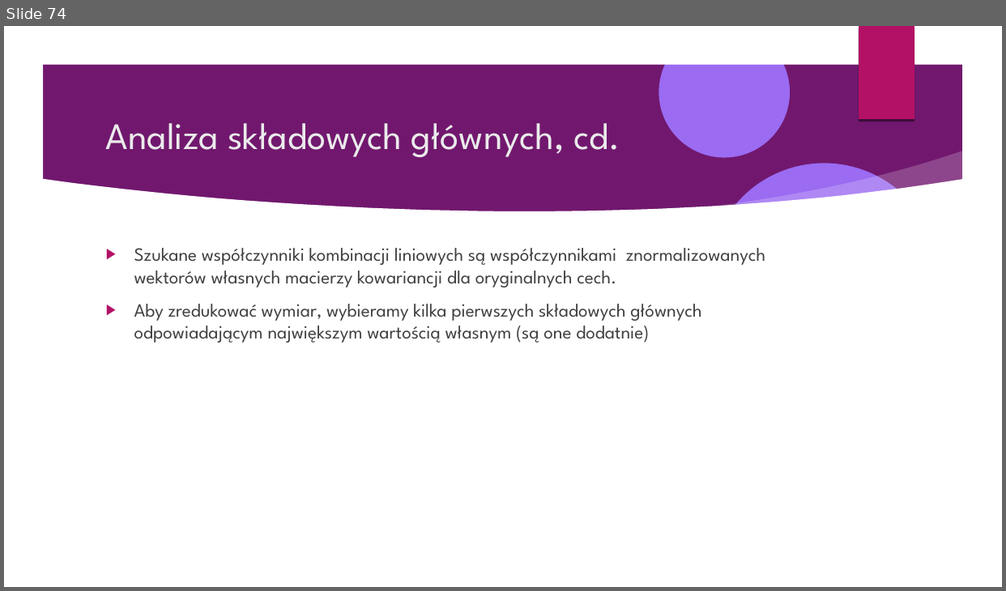
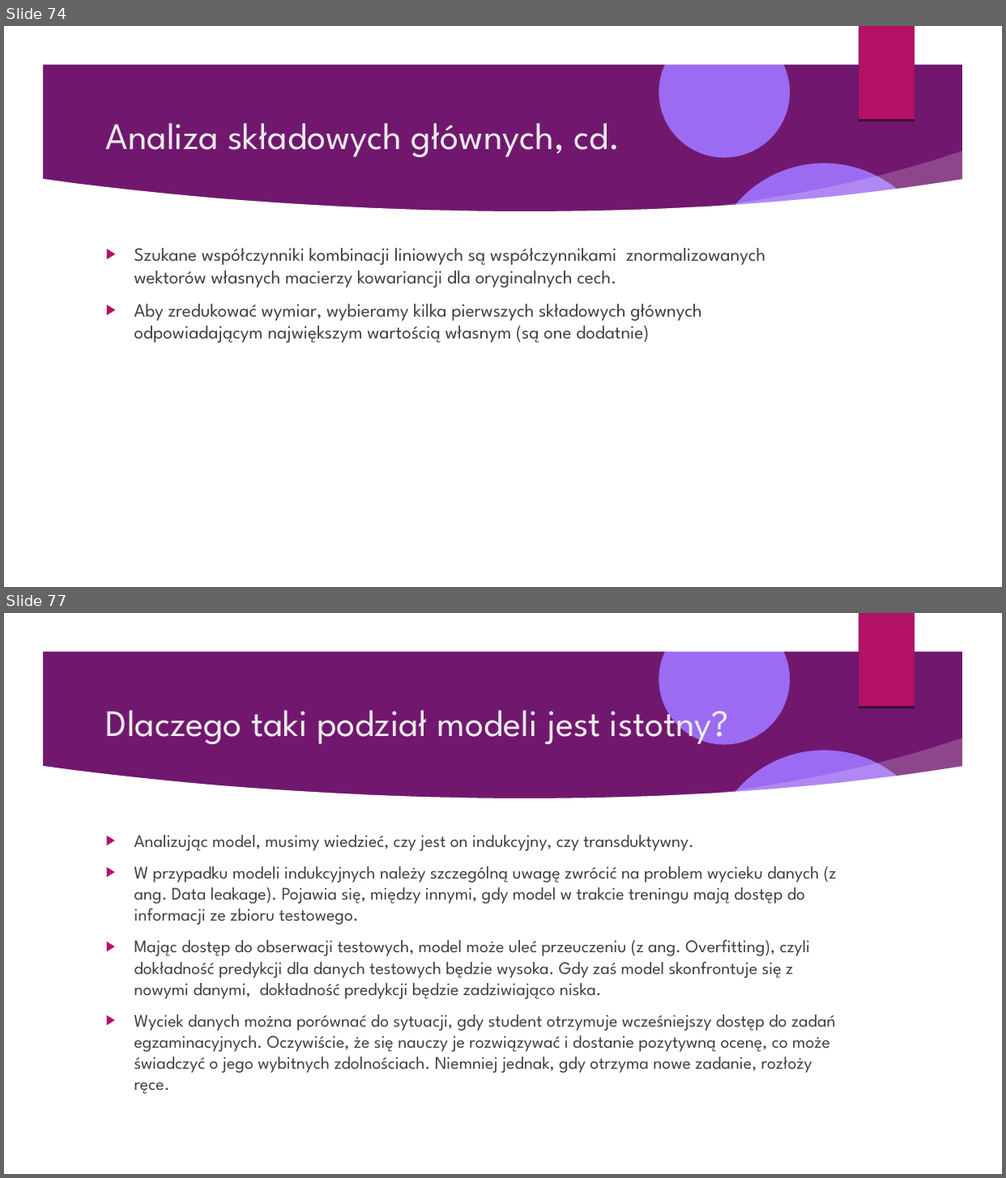
Before and after one commit to Pawel-Tomasz-Nowak/Scientific-collaboration, a slide deck: EmissionAnalysis/Prezentacja projektu.odp. Shown one above the other, each under a label of ours: slide 74 before the commit, slides 74 and 77 after it; the slides between them are not shown. The pictures are 1006x591 and 1006x1178 pixels, drawn with LibreOffice and Linux fonts; fonts in the diff are those of the drawing; background and template pictures are left out. Boxes give left, top, right and bottom in pixels: in the first picture for what was removed or moved away, otherwise in the second. Text is boxed around its words. In the diff, an @@ line names an element or a change of style, - is before the commit and + after.

```diff
--- a/EmissionAnalysis/Prezentacja projektu.odp
+++ b/EmissionAnalysis/Prezentacja projektu.odp
@@ slide 77 added at [4, 613, 1002, 1174], background picture (left out); not listed: 9 template elements that a slide beside it also shows @@
@@ title added at [106, 698, 729, 747], 36 pt, text #EBEBEB @@
+Dlaczego taki podział modeli jest istotny?
@@ text added at [134, 835, 837, 1094], 17 pt, text #404040 @@
+▶ Analizując model, musimy wiedzieć, czy jest on indukcyjny, czy transduktywny.
+▶ W przypadku modeli indukcyjnych należy szczególną uwagę zwrócić na problem wycieku danych (z ang. Data leakage). Pojawia się, między innymi, gdy model w trakcie treningu mają dostęp do informacji ze zbioru testowego.
+▶ Mając dostęp do obserwacji testowych, model może uleć przeuczeniu (z ang. Overfitting), czyli dokładność predykcji dla danych testowych będzie wysoka. Gdy zaś model skonfrontuje się z nowymi danymi, dokładność predykcji będzie zadziwiająco niska.
+▶ Wyciek danych można porównać do sytuacji, gdy student otrzymuje wcześniejszy dostęp do zadań egzaminacyjnych. Oczywiście, że się nauczy je rozwiązywać i dostanie pozytywną ocenę, co może świadczyć o jego wybitnych zdolnościach. Niemniej jednak, gdy otrzyma nowe zadanie, rozłoży ręce.
```
Also in this commit, not shown: 4 slides changed, 4 other slides added, 1 other file.
